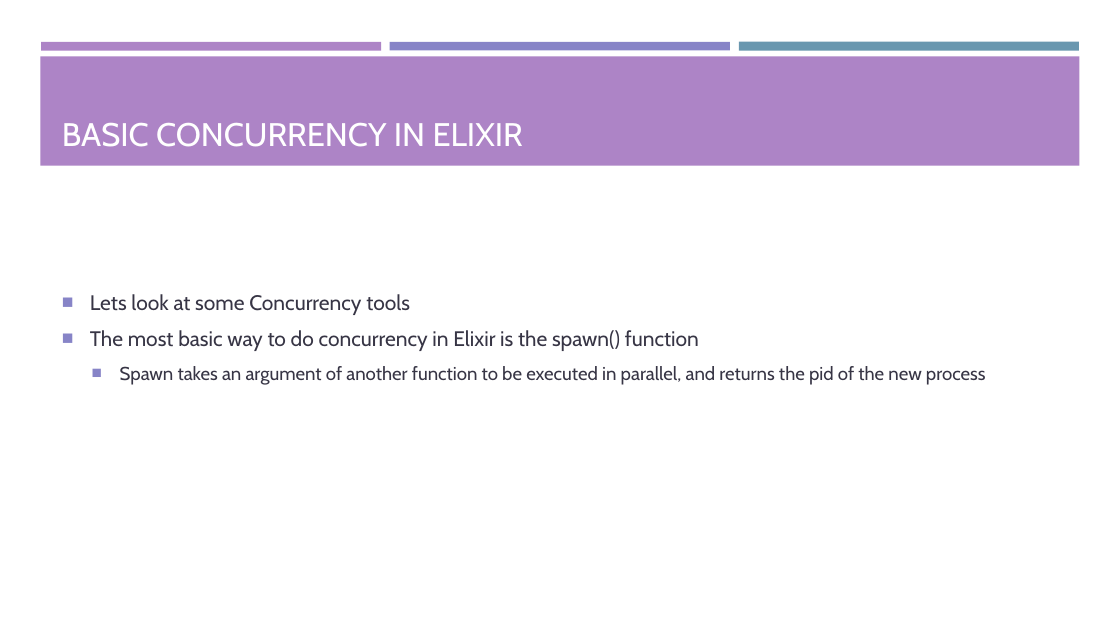
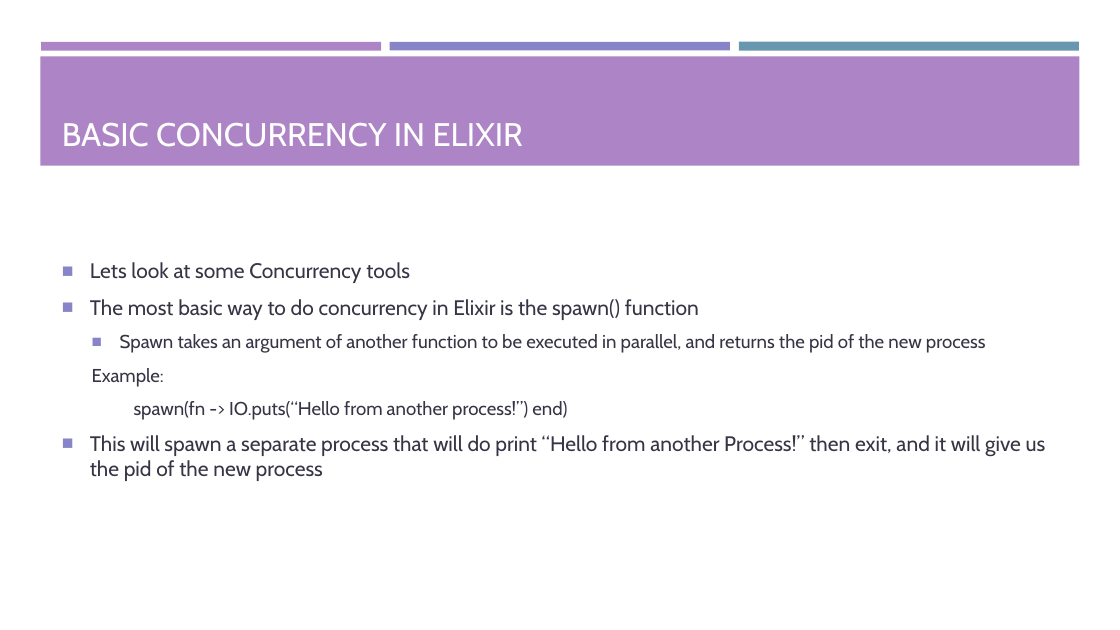
Before and after one commit to Tyl13/CS1645-Project, a slide deck: slide 8 of Presentation.pptx (slide 7 before the commit). Drawn at 1120x630 pixels with LibreOffice and Linux fonts; fonts in the diff are those of the drawing. Boxes give left, top, right and bottom in pixels: in the first picture for what was removed or moved away, otherwise in the second. Text is boxed around its words. In the diff, an @@ line names an element or a change of style, - is before the commit and + after.

```diff
--- a/Presentation.pptx
+++ b/Presentation.pptx
@@ text at (x1=90, y1=368, x2=1046, y2=481): paragraphs added @@
+  Example:
+  spawn(fn -> IO.puts(“Hello from another process!”) end)
+■ This will spawn a separate process that will do print “Hello from another Process!” then exit, and it will give us the pid of the new process
```
Also in this commit, not shown: 5 other slides changed, 12 slides added, 1 slide removed.
